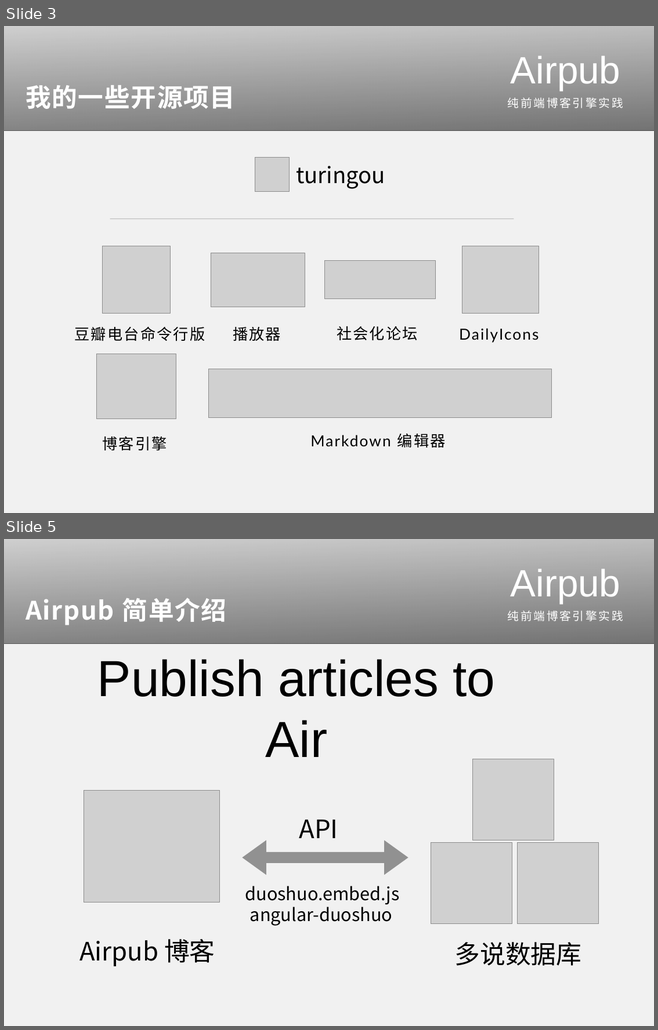
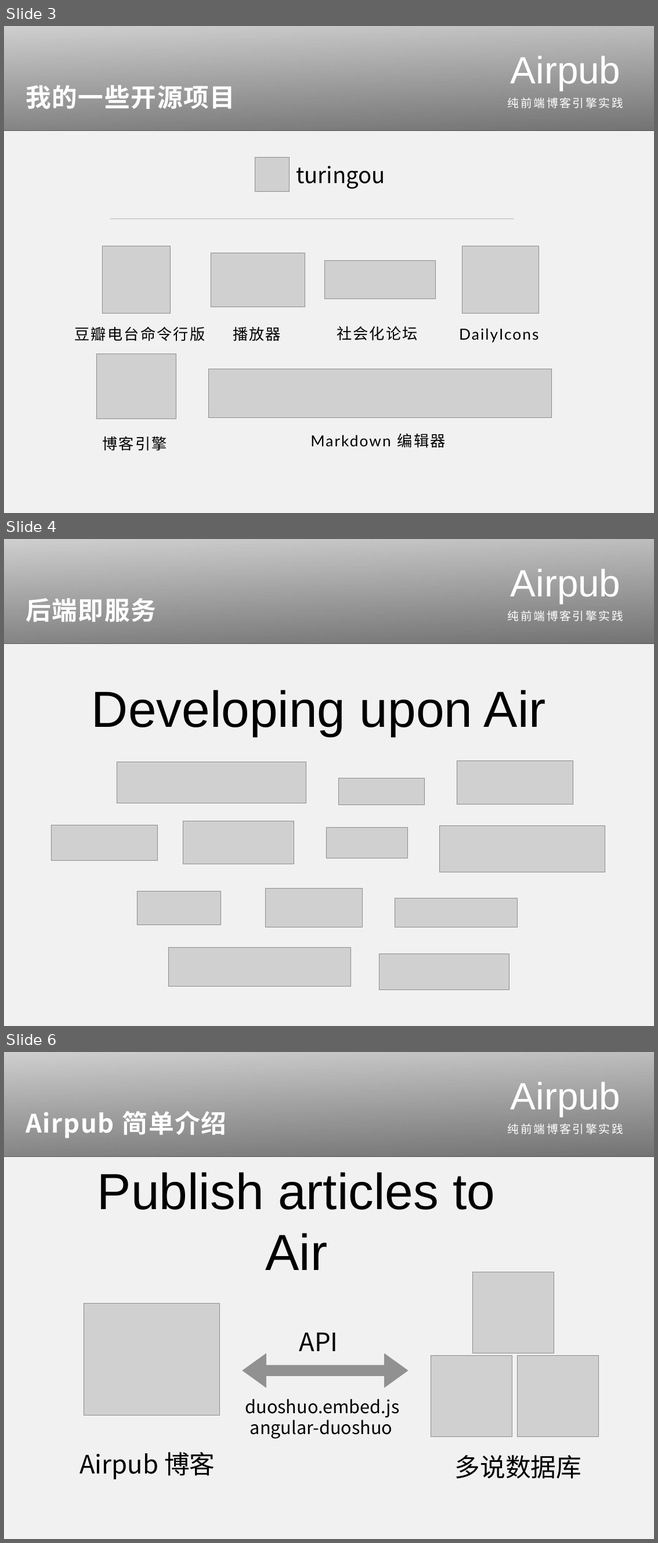
Before and after one commit to guo-yu/QConShanghai-2014, a slide deck: powerpoint/airpub.pptx. Shown one above the other, each under a label of ours: slides 3 and 5 before the commit, slides 3, 4 and 6 after it; the slides between them are not shown. The pictures are 658x1030 and 658x1543 pixels, drawn with LibreOffice and Linux fonts; fonts in the diff are those of the drawing; grey boxes stand for pictures. Boxes give left, top, right and bottom in pixels: in the first picture for what was removed or moved away, otherwise in the second. Text is boxed around its words. In the diff, an @@ line names an element or a change of style, - is before the commit and + after.

```diff
--- a/powerpoint/airpub.pptx
+++ b/powerpoint/airpub.pptx
@@ slide 4 added at box(4, 539, 654, 1026), background #F1F1F1 @@
@@ picture added at box(4, 539, 654, 643) @@
@@ rectangle added at box(4, 539, 654, 644), fill gradient #000000 @@
@@ text added at box(510, 569, 621, 603), 60 pt, text #FFFFFF @@
+Airpub
@@ text added at box(25, 598, 156, 622), 40 pt, text #FFFFFF, bold @@
+后端即服务
@@ title added at box(507, 610, 623, 621), 18 pt, text #FFFFFF @@
+纯前端博客引擎实践
@@ text added at box(92, 690, 546, 736), 80 pt, text #000000 @@
+Developing upon Air
@@ picture added at box(117, 762, 306, 803) @@
@@ picture added at box(457, 761, 573, 805) @@
@@ picture added at box(339, 779, 424, 805) @@
@@ picture added at box(51, 825, 157, 860) @@
@@ picture added at box(183, 821, 293, 864) @@
@@ picture added at box(326, 828, 407, 859) @@
@@ picture added at box(440, 826, 605, 872) @@
@@ picture added at box(137, 891, 220, 925) @@
@@ picture added at box(266, 889, 362, 927) @@
@@ picture added at box(394, 899, 517, 928) @@
@@ picture added at box(169, 948, 351, 987) @@
@@ picture added at box(379, 954, 509, 990) @@
@@ what was slide 5 is now slide 6 @@
```
Also in this commit, not shown: 9 slides changed, 1 other slide added, 43 other files.
